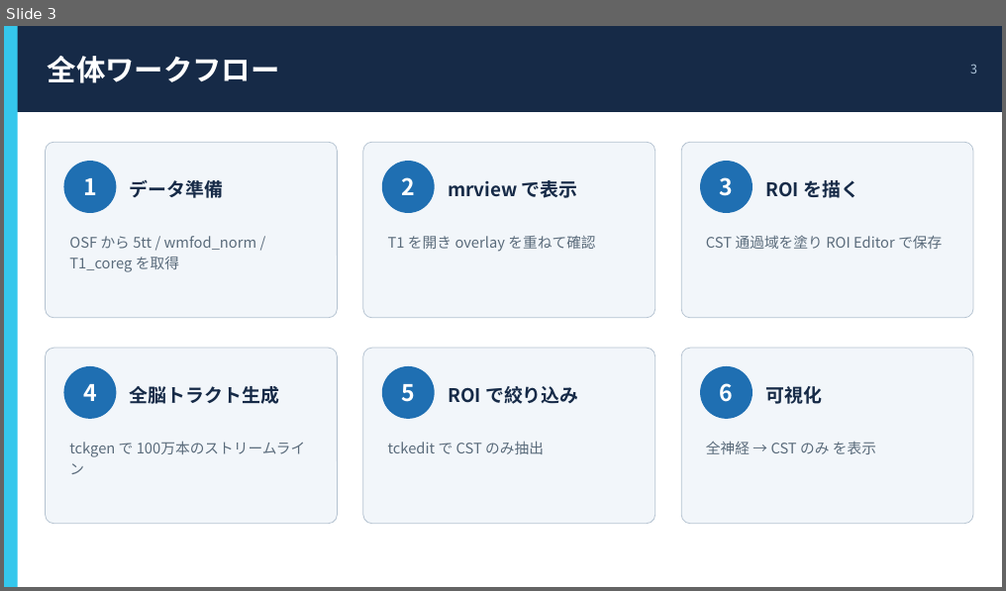
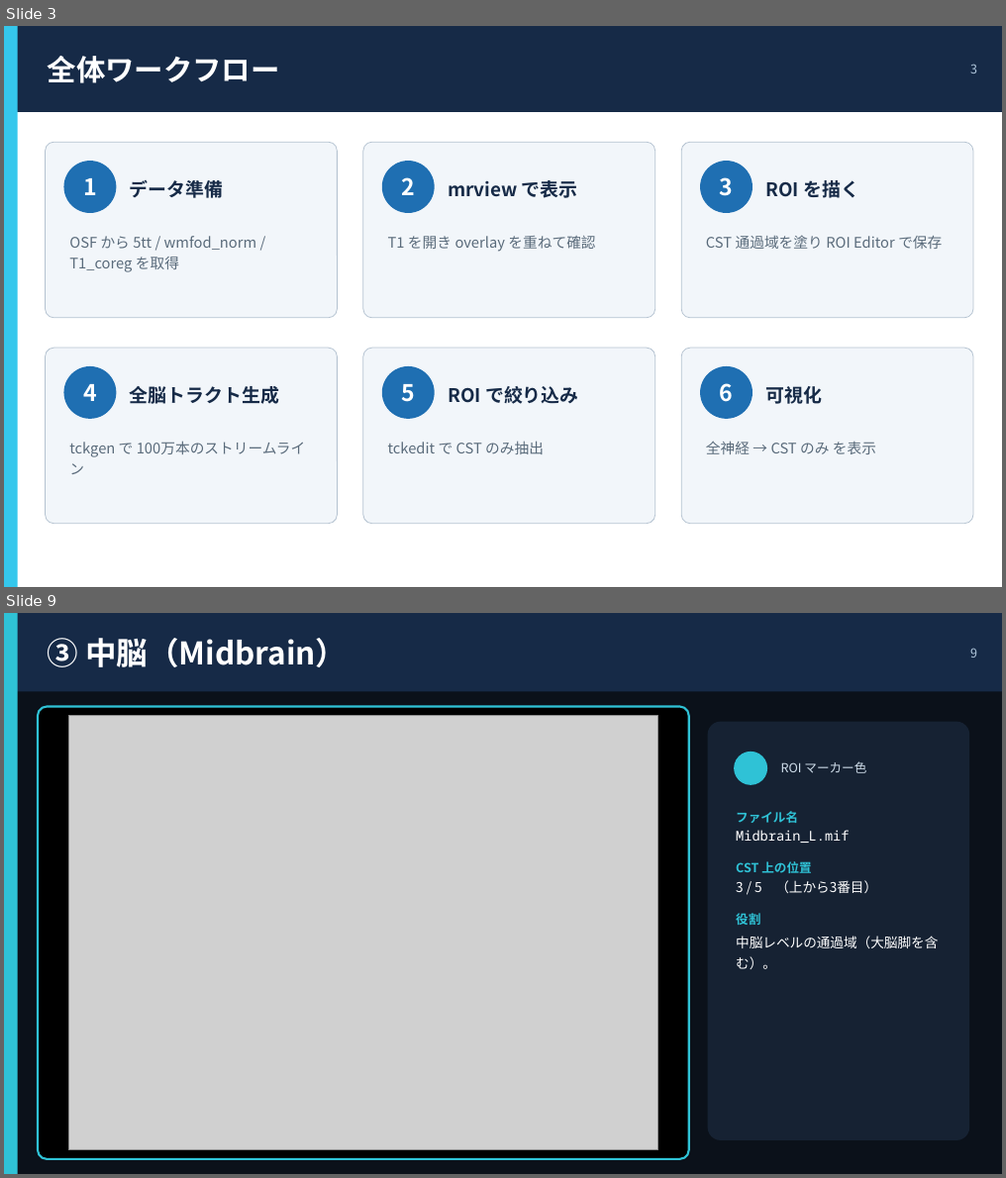
Before and after one commit to tiankevin02/Kevin-Email-AI, a slide deck: slides/CST_tractography_slides.pptx. Shown one above the other, each under a label of ours: slide 3 before the commit, slides 3 and 9 after it; the slides between them are not shown. The pictures are 1006x591 and 1006x1178 pixels, drawn with LibreOffice and Linux fonts; fonts in the diff are those of the drawing; grey boxes stand for pictures. Boxes give left, top, right and bottom in pixels: in the first picture for what was removed or moved away, otherwise in the second. Text is boxed around its words. In the diff, an @@ line names an element or a change of style, - is before the commit and + after.

```diff
--- a/slides/CST_tractography_slides.pptx
+++ b/slides/CST_tractography_slides.pptx
@@ slide 9 added at bbox=[4, 613, 1002, 1174], background #FFFFFF @@
@@ rectangle added at bbox=[4, 613, 1002, 1174], fill #0B111A @@
@@ rectangle added at bbox=[4, 613, 1002, 691], fill #162A47 @@
@@ rectangle added at bbox=[4, 613, 18, 1174], fill #2FC2D6 @@
@@ text added at bbox=[48, 638, 347, 667], 30 pt, text #FFFFFF, bold @@
+③ 中脳（Midbrain）
@@ text added at bbox=[970, 648, 977, 658], 12 pt, text #AFC6DB @@
+9
@@ rounded rectangle added at bbox=[38, 707, 689, 1159], fill #000000, outline #2FC2D6 2 pt @@
@@ picture added at bbox=[68, 716, 657, 1151] @@
@@ rounded rectangle added at bbox=[708, 722, 969, 1141], fill #162233 @@
@@ ellipse added at bbox=[734, 752, 767, 785], fill #2FC2D6 @@
@@ text added at bbox=[781, 761, 866, 773], 12 pt, text #CFDDEA @@
+ROI マーカー色
@@ text added at bbox=[736, 811, 938, 969], 13 pt, text #FFFFFF @@
+ファイル名
+Midbrain_L.mif
+CST 上の位置
+3 / 5 （上から3番目）
+役割
+中脳レベルの通過域（大脳脚を含む）。
```
Also in this commit, not shown: 9 slides changed, 4 other slides added, 1 slide removed, 11 other files.
